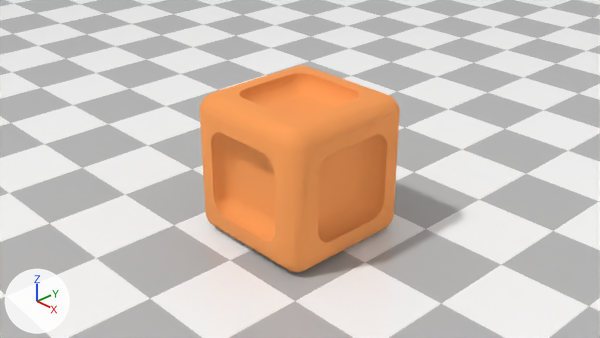
A saved change to the Blender file src/assets/rounded_cube.blend.
Both versions are drawn from the file's camera 'Camera'. Every picture has the same lights, and +X, +Y and +Z are marked at lower left.

In view in the first picture: 'CadCube', 'Plane'.
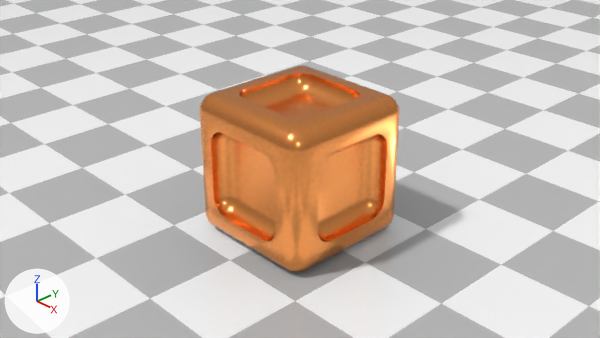
Edits to the bpy script that builds the scene:
```text
Change mat_cadcube:
    mat_cadcube.roughness: 1.0 -> 0.25
    mat_cadcube.metallic: 0.0 -> 1.0
```

Boxes (x1, y1, x2, y2) around the edits, measured in the pictures (600 x 338 px):
'CadCube', surface changed
    both: (200, 65, 400, 272)
